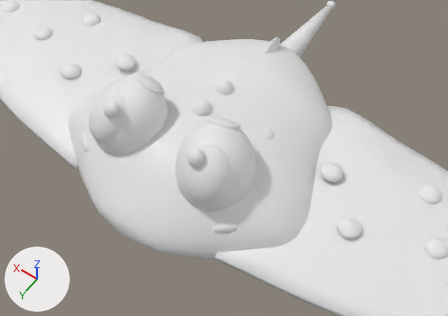
An edit to the FBX model EvolutionShop/Assets/EvolutionShop/Resources/Art/DioramaKit/DioramaHazewing.fbx, drawn before and after from the same camera.
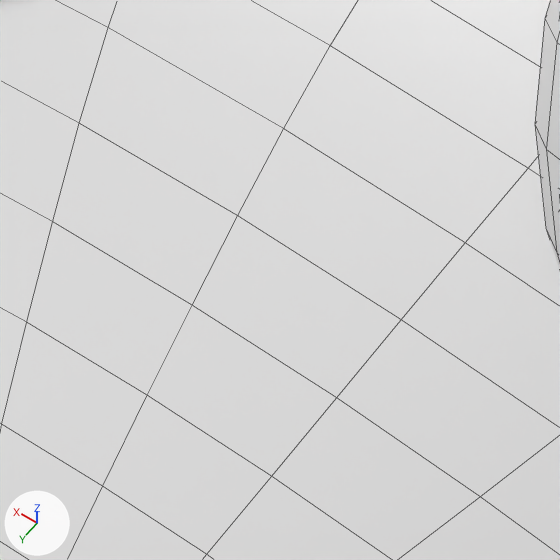
Each version appears first from a 50 mm lens placed at (-0.351, 0.504, 0.7), pointed at (-0.034, 0.061, 0.004), and next in a close-up on the part from 28% to 40% of the width and 50% to 67% of the height. Arrows for +X, +Y and +Z are at lower left; the lights stay in place. The first two pictures are the older version. The close-ups show mesh edges as thin lines. Where no turn or scale is listed for an object, it has been applied to the vertices.

Names of what the first close-up shows: 'Body', 'Eyes'.
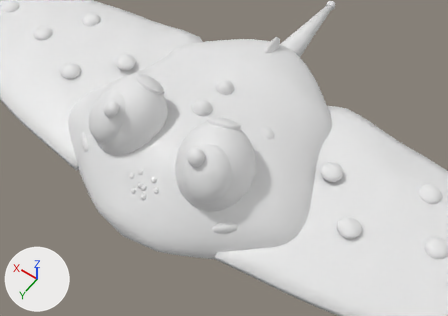
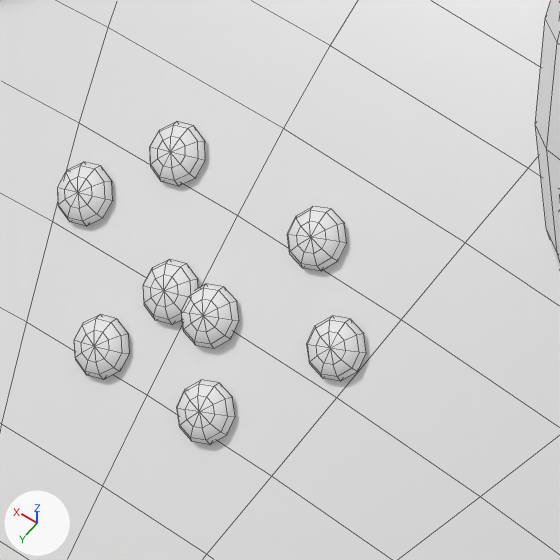
The change, as a diff of the scene's bpy script:
```diff
--- a/EvolutionShop/Assets/EvolutionShop/Resources/Art/DioramaKit/DioramaHazewing.fbx.py
+++ b/EvolutionShop/Assets/EvolutionShop/Resources/Art/DioramaKit/DioramaHazewing.fbx.py
@@ me_body_018 @@
 # used by ob_body; location = (0.0, 0.0, 0.0)
-me_body_018.from_pydata(...)  # 1994 vertices, 2096 faces; spans x -0.2..0.2, y -0.16..0.24, z -0.035..0.1
+me_body_018.from_pydata(...)  # 2410 vertices, 2576 faces; spans x -0.2..0.2, y -0.16..0.24, z -0.035..0.1
+# me_body_018 part 1: a new loose piece of 52 vertices spanning x 0.004..0.012, y 0.197..0.204, z 0.048..0.053, in mat_dk_hazewingbelly (white #e7e7e7)
+# me_body_018 part 2: a new loose piece of 52 vertices spanning x -0.012..-0.004, y 0.197..0.204, z 0.048..0.053, in mat_dk_hazewingbelly (white #e7e7e7)
+# me_body_018 part 3: a new loose piece of 52 vertices spanning x 0.016..0.024, y 0.185..0.192, z 0.057..0.062, in mat_dk_hazewingbelly (white #e7e7e7)
+# me_body_018 part 4: a new loose piece of 52 vertices spanning x -0.024..-0.016, y 0.185..0.192, z 0.057..0.062, in mat_dk_hazewingbelly (white #e7e7e7)
+# me_body_018 part 5: a new loose piece of 52 vertices spanning x 0.007..0.015, y 0.177..0.184, z 0.063..0.069, in mat_dk_hazewingbelly (white #e7e7e7)
+# me_body_018 part 6: a new loose piece of 52 vertices spanning x -0.015..-0.007, y 0.177..0.184, z 0.063..0.069, in mat_dk_hazewingbelly (white #e7e7e7)
+# me_body_018 part 7: a new loose piece of 52 vertices spanning x -0.001..0.007, y 0.189..0.196, z 0.054..0.06, in mat_dk_hazewingbelly (white #e7e7e7)
+# me_body_018 part 8: a new loose piece of 52 vertices spanning x -0.007..0.001, y 0.189..0.196, z 0.054..0.06, in mat_dk_hazewingbelly (white #e7e7e7)
 me_body_018.materials.append(mat_dk_hazewingbody)
```

Where the change shows, as pixel boxes [x1, y1, x2, y2] in the close-ups (560 x 560 px):
part 1 of me_body_018, added
    after: [74, 314, 129, 379]
part 2 of me_body_018, added
    after: [177, 380, 235, 445]
part 3 of me_body_018, added
    after: [58, 162, 113, 226]
part 4 of me_body_018, added
    after: [307, 316, 366, 381]
part 5 of me_body_018, added
    after: [150, 122, 205, 186]
part 6 of me_body_018, added
    after: [287, 206, 347, 271]
part 7 of me_body_018, added
    after: [143, 259, 198, 325]
part 8 of me_body_018, added
    after: [182, 284, 239, 349]
